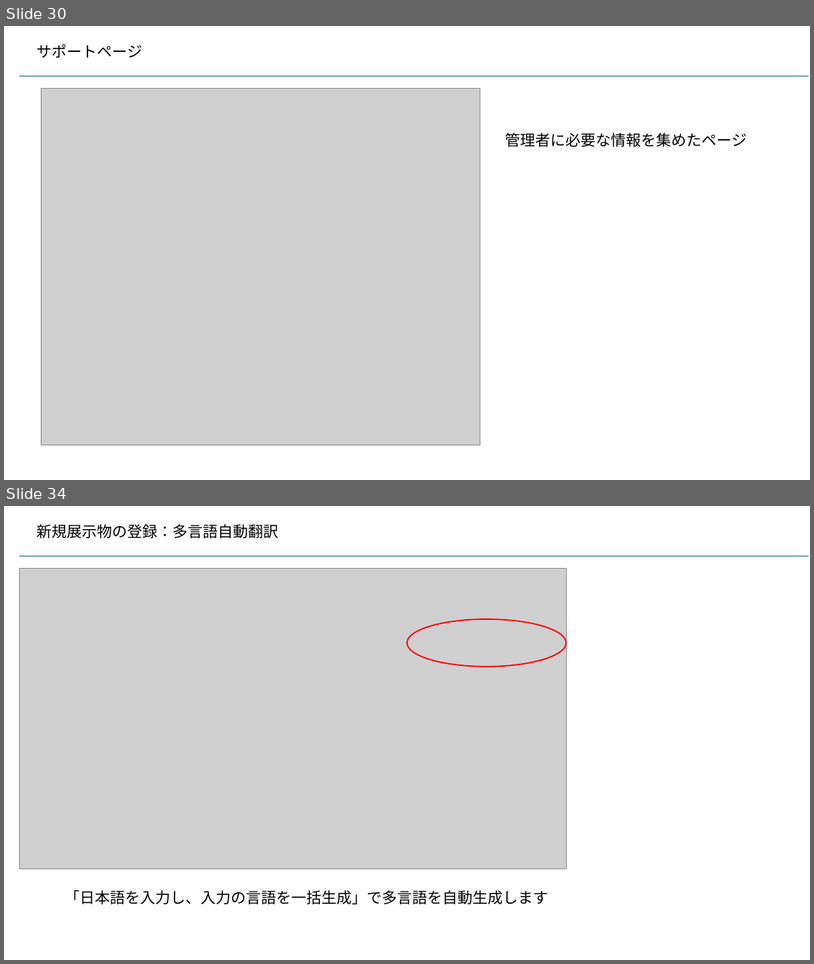
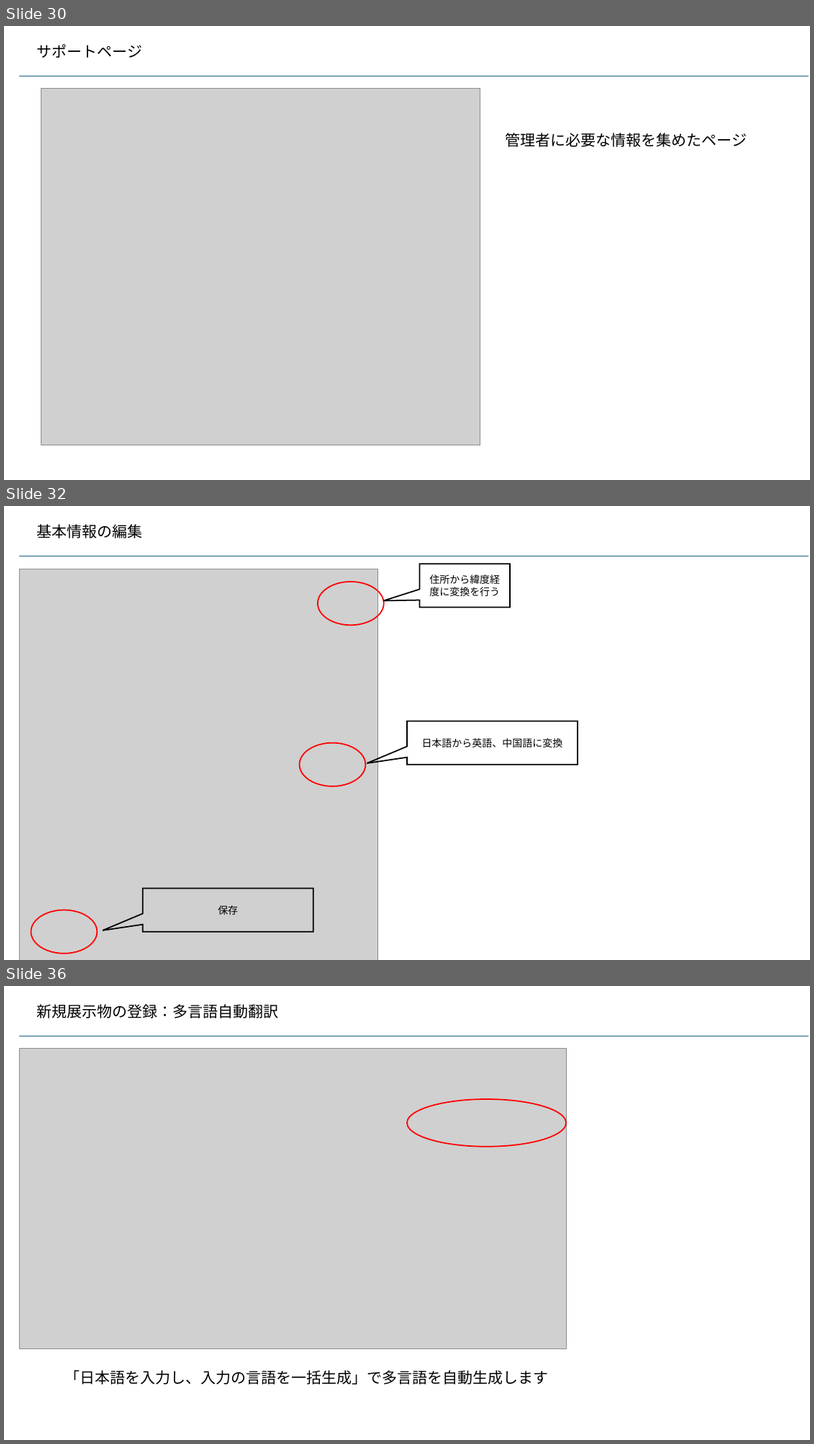
Before and after one commit to kaze-lab/museum_app_proj, a slide deck: 展示物アプリ仕様.pptx. Shown one above the other, each under a label of ours: slides 30 and 34 before the commit, slides 30, 32 and 36 after it; the slides between them are not shown. The pictures are 814x964 and 814x1444 pixels, drawn with LibreOffice and Linux fonts; fonts in the diff are those of the drawing; grey boxes stand for pictures. Boxes give left, top, right and bottom in pixels: in the first picture for what was removed or moved away, otherwise in the second. Text is boxed around its words. In the diff, an @@ line names an element or a change of style, - is before the commit and + after.

```diff
--- a/展示物アプリ仕様.pptx
+++ b/展示物アプリ仕様.pptx
@@ slide 32 added at <box>4,506,810,960</box>, background #FFFFFF @@
@@ text added at <box>37,524,143,538</box>, 18 pt, text #000000 @@
+基本情報の編集
@@ line added from (19, 556) to (808, 556), #156082 1.5 pt @@
@@ picture added at <box>19,569,378,960</box> @@
@@ speech box added at <box>420,564,510,608</box>, outline #000000 1.5 pt, 12 pt, text #000000 @@
+住所から緯度経度に変換を行う
@@ ellipse added at <box>318,582,384,626</box>, outline #FF0000 1.5 pt @@
@@ speech box added at <box>407,721,578,764</box>, outline #000000 1.5 pt, 12 pt, text #000000 @@
+日本語から英語、中国語に変換
@@ ellipse added at <box>300,743,365,786</box>, outline #FF0000 1.5 pt @@
@@ speech box added at <box>142,888,313,932</box>, outline #000000 1.5 pt, 12 pt, text #000000 @@
+保存
@@ ellipse added at <box>31,909,97,953</box>, outline #FF0000 1.5 pt @@
@@ what was slide 34 is now slide 36 @@
```
Also in this commit, not shown: 3 slides changed, 1 other slide added, 4 other files.
